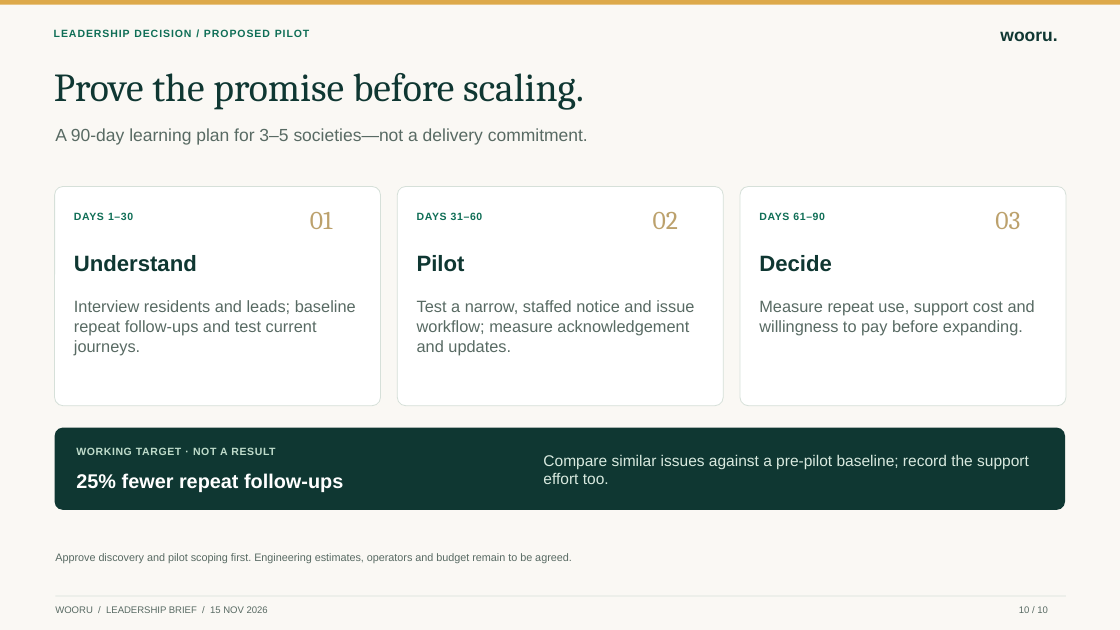
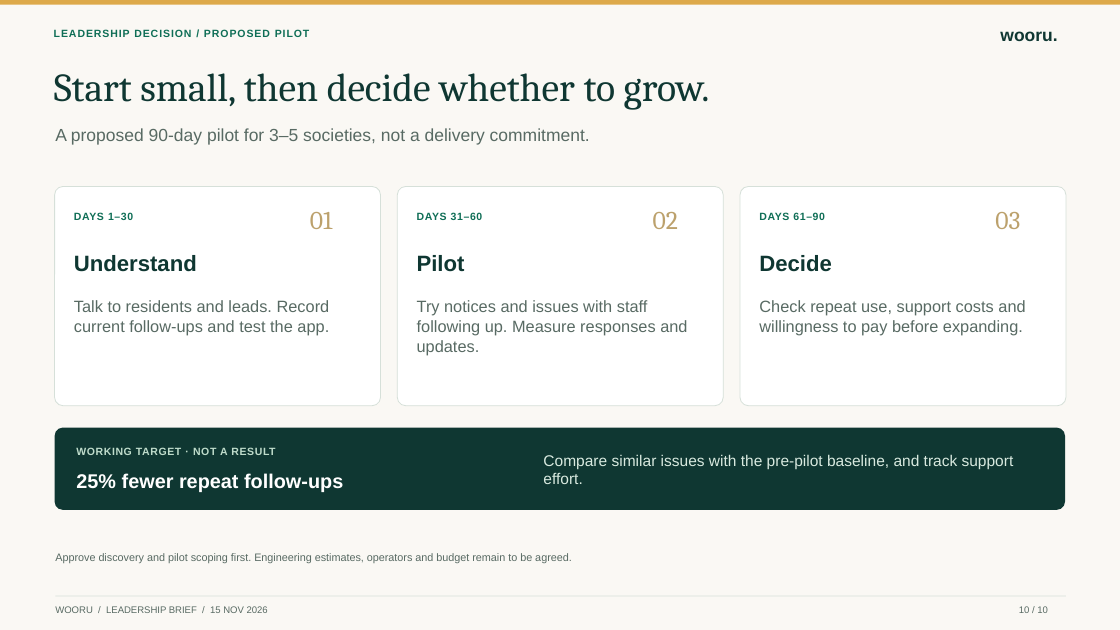
Before and after one commit to venkatbrr/Society_Service_Hub, a slide deck: slide 10 of docs/presentations/wooru-one-app-market-and-economics.pptx. Drawn at 1120x630 pixels with LibreOffice and Linux fonts; fonts in the diff are those of the drawing. Boxes give left, top, right and bottom in pixels: in the first picture for what was removed or moved away, otherwise in the second. Text is boxed around its words. In the diff, an @@ line names an element or a change of style, - is before the commit and + after.

```diff
--- a/docs/presentations/wooru-one-app-market-and-economics.pptx
+++ b/docs/presentations/wooru-one-app-market-and-economics.pptx
@@ text at box(54, 73, 710, 110): text changed @@
-Prove the promise before scaling.
+Start small, then decide whether to grow.
@@ text at box(55, 128, 590, 145): text changed @@
-A 90-day learning plan for 3–5 societies—not a delivery commitment.
+A proposed 90-day pilot for 3–5 societies, not a delivery commitment.
@@ text at box(74, 300, 330, 336): text changed @@
-Interview residents and leads; baseline repeat follow-ups and test current journeys.
+Talk to residents and leads. Record current follow-ups and test the app.
@@ text at box(417, 300, 687, 355): text changed @@
-Test a narrow, staffed notice and issue workflow; measure acknowledgement and updates.
+Try notices and issues with staff following up. Measure responses and updates.
@@ text at box(759, 300, 1025, 336): text changed @@
-Measure repeat use, support cost and willingness to pay before expanding.
+Check repeat use, support costs and willingness to pay before expanding.
@@ text at box(543, 454, 1014, 484): text changed @@
-Compare similar issues against a pre-pilot baseline; record the support effort too.
+Compare similar issues with the pre-pilot baseline, and track support effort.
```
Also in this commit, not shown: 9 other slides changed, 8 other files.
